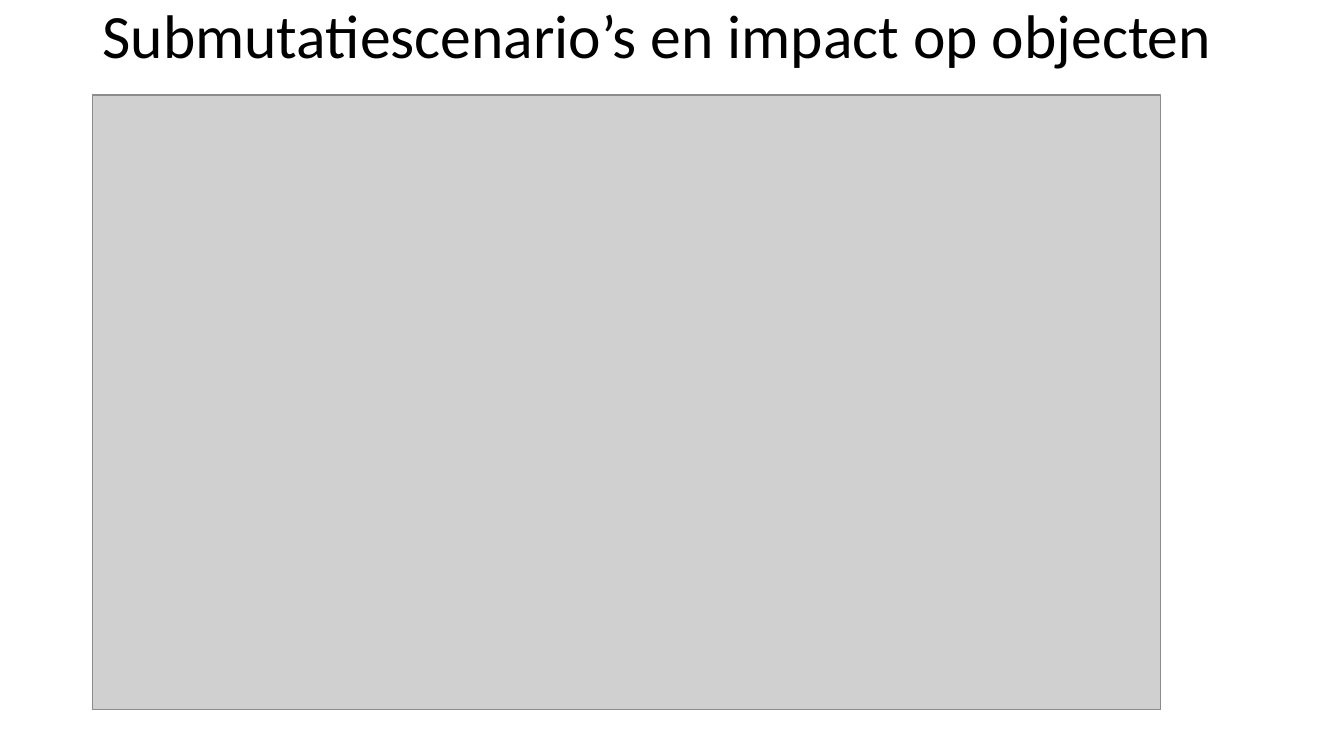
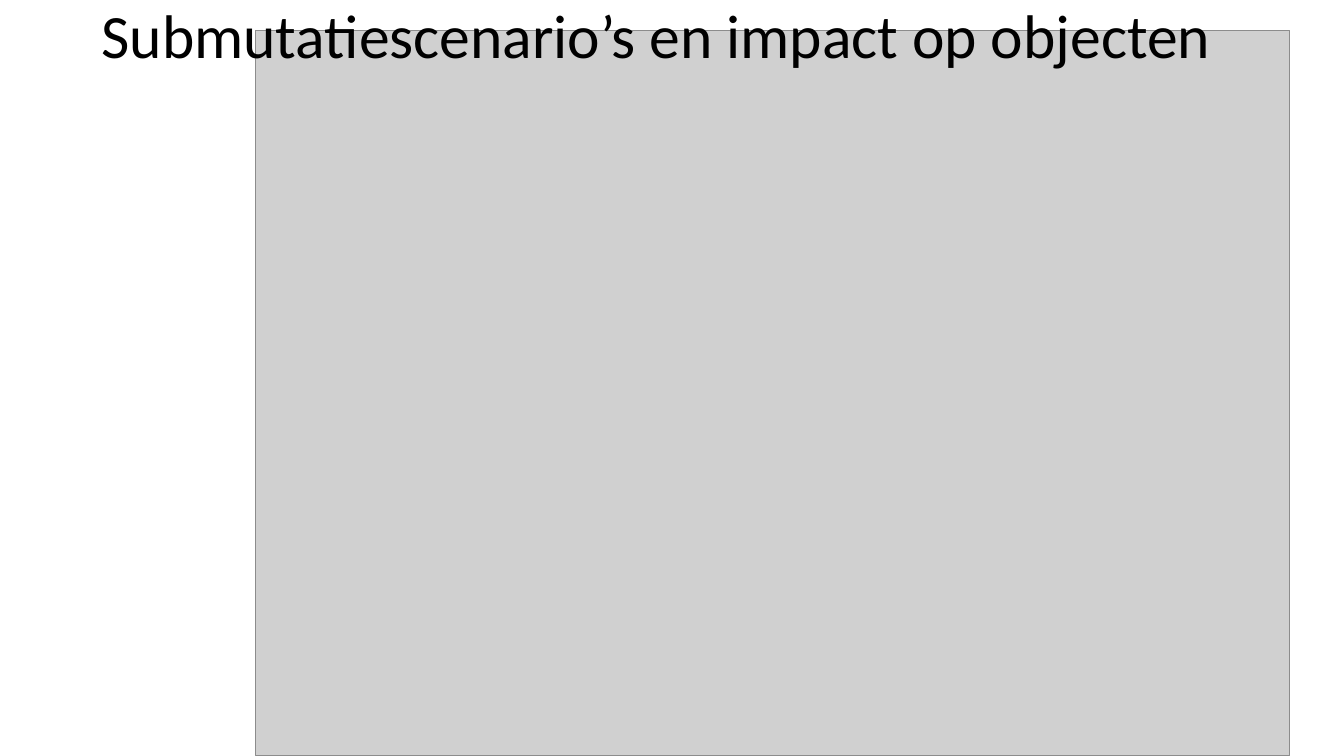
Before and after one commit to Geonovum/xml_omgevingsplan_gemeentestad, a slide deck: slide 6 of Submutatiescenario_s.pptx (slide 5 before the commit). Drawn at 1344x756 pixels with LibreOffice and Linux fonts; fonts in the diff are those of the drawing; grey boxes stand for pictures. Boxes give left, top, right and bottom in pixels: in the first picture for what was removed or moved away, otherwise in the second. Text is boxed around its words. In the diff, an @@ line names an element or a change of style, - is before the commit and + after.

```diff
--- a/Submutatiescenario_s.pptx
+++ b/Submutatiescenario_s.pptx
@@ title "Submutatiescenario’s en impact op objecten" rewrapped from (102, 15, 1211, 69) to (102, 7, 1210, 73) @@
@@ picture: place and size @@
-picture at (93, 95, 1162, 710)
+picture at (256, 30, 1291, 756)
```
Also in this commit, not shown: 4 other slides changed, 4 slides added.
